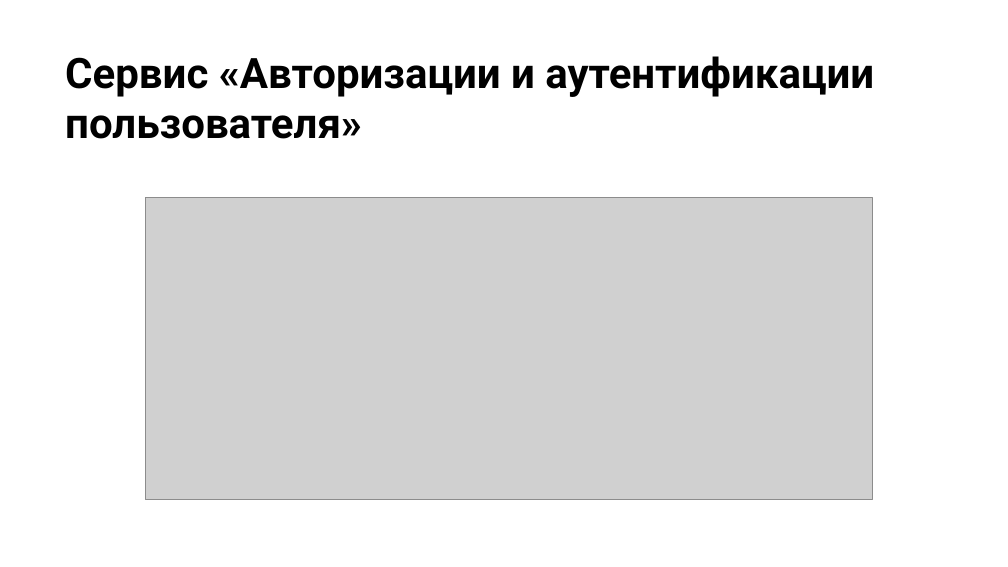
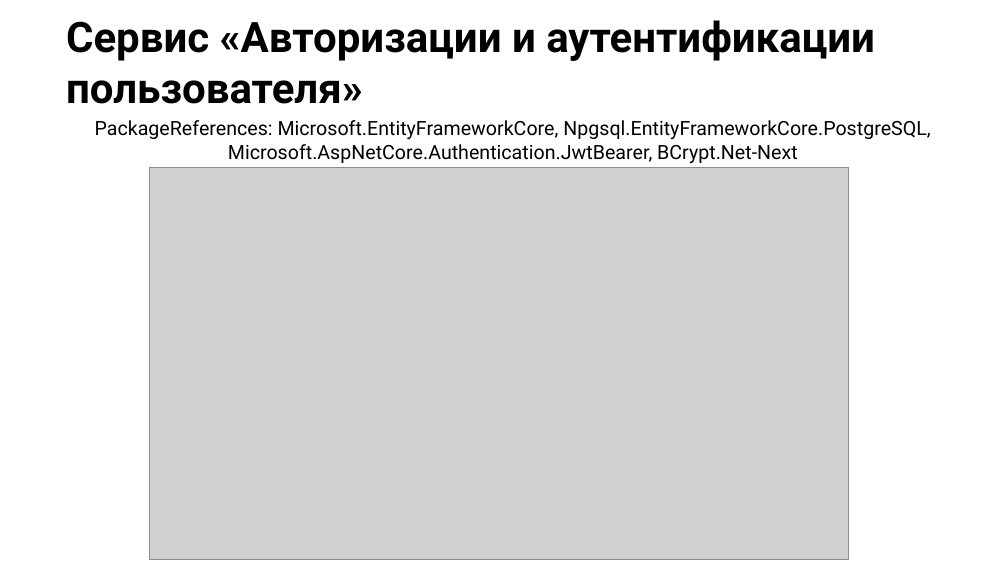
Before and after one commit to Alex5X55/PDD.NET, a slide deck: slide 12 of Презентация PDD_NET_16_9_Защита_проекта_синяя.pptx. Drawn at 1008x567 pixels with LibreOffice and Linux fonts; fonts in the diff are those of the drawing; grey boxes stand for pictures; background and template pictures are left out. Boxes give left, top, right and bottom in pixels: in the first picture for what was removed or moved away, otherwise in the second. Text is boxed around its words. In the diff, an @@ line names an element or a change of style, - is before the commit and + after.

Commit message:
fix: presentation updated

```diff
--- a/Презентация PDD_NET_16_9_Защита_проекта_синяя.pptx
+++ b/Презентация PDD_NET_16_9_Защита_проекта_синяя.pptx
@@ title "Сервис «Авторизации и аутентификации пользователя»": place and size @@
-title "Сервис «Авторизации и аутентификации пользователя»" at (65, 56, 874, 139)
+title "Сервис «Авторизации и аутентификации пользователя»" at (66, 20, 875, 104)
@@ text added at (95, 120, 930, 163), 14 pt, text #000000 @@
+PackageReferences: Microsoft.EntityFrameworkCore, Npgsql.EntityFrameworkCore.PostgreSQL, Microsoft.AspNetCore.Authentication.JwtBearer, BCrypt.Net-Next
@@ picture: place and size @@
-picture at (145, 198, 872, 500)
+picture at (150, 167, 849, 559)
```
Also in this commit, not shown: 1 other slide changed, 1 slide added, 1 slide removed.
